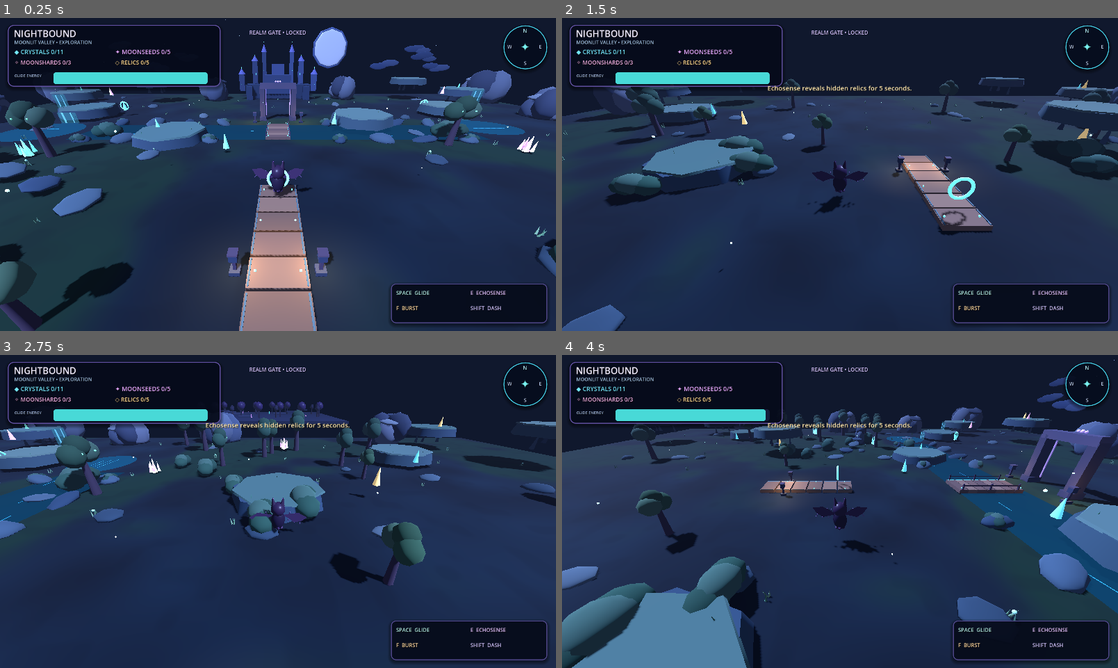
Above: before the commit, frames 1-4 (two rows, left to right).
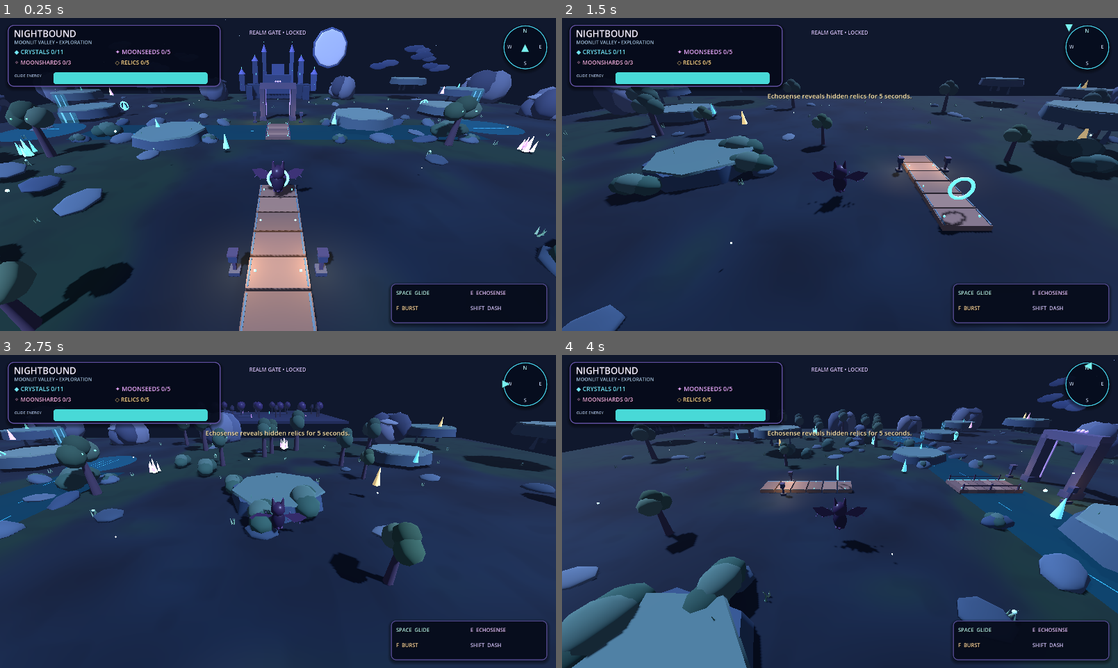
Above: after the commit, the same moments.

Repository: Dynamon91/nightbound
Game: Godot game, scene res://scenes/main.tscn
Same seed, same stepped clock (60 frames per second), same inputs: the game is played once before the commit and once after it.
Inputs:
- Up to frame 1 (0.25 s): no input
- Up to frame 2 (1.5 s): hold D (move_right) 0.53-1.28 s; tap F (burst) at 0.6 s; tap Space (jump) at 0.77 s; hold S (move_back) from 1.28 s (still down); tap E (echosense) at 1.35 s
- Up to frame 3 (2.75 s): tap Space (jump) at 1.52 s; release S (move_back) at 2.03 s; hold D (move_right) from 2.03 s (still down); tap Shift (shadow_dash) at 2.1 s
- Up to frame 4 (4 s): release D (move_right) at 2.78 s; hold W (move_forward) 2.78-3.53 s; tap F (burst) at 2.85 s; tap Space (jump) at 3.02, 3.77 s; hold A (move_left) from 3.53 s (still down); tap E (echosense) at 3.6 s

The runs differ from the first frame. In frame 1, less than 0.1% of the frame differs, in the area x 93-96%, y 8-11%; in frame 2, 0.5%; in frame 3, 0.5%; in frame 4, 0.6%, in the area x 37-96%, y 2-26%.

Commit message:
ui: make compass needle follow bat heading and clear status panel

Diff:
--- a/scripts/main.gd
+++ b/scripts/main.gd
@@ -12,6 +12,7 @@
 var shard_label: Label
 var relic_label: Label
 var gate_status_label: Label
+var compass_needle: Label
 var message: Label
 var bar: ProgressBar
 var audio_director: Node
@@ -833,7 +834,7 @@
 	make_hud_label(compass,Vector2(5,38),Vector2(20,22),"W",11,Color("#c2d4f5"),HORIZONTAL_ALIGNMENT_CENTER)
 	make_hud_label(compass,Vector2(76,38),Vector2(20,22),"E",11,Color("#c2d4f5"),HORIZONTAL_ALIGNMENT_CENTER)
 	make_hud_label(compass,Vector2(38,76),Vector2(25,20),"S",11,Color("#c2d4f5"),HORIZONTAL_ALIGNMENT_CENTER)
-	make_hud_label(compass,Vector2(29,29),Vector2(42,42),"✦",26,Color("#78f0ef"),HORIZONTAL_ALIGNMENT_CENTER)
+	compass_needle=make_hud_label(compass,Vector2(29,29),Vector2(42,42),"▲",23,Color("#78f0ef"),HORIZONTAL_ALIGNMENT_CENTER)
 	gate_status_label=make_hud_label(root,Vector2(530,18),Vector2(220,32),"REALM GATE • LOCKED",12,Color("#d5c3ff"),HORIZONTAL_ALIGNMENT_CENTER)
 	# Key legends are split into small groups so they remain readable at gameplay resolution.
 	var ability_panel:=make_hud_panel(root,Vector2(900,611),Vector2(360,91),Color(.025,.045,.105,.88),Color("#554b92"),11)
@@ -841,7 +842,7 @@
 	make_hud_label(ability_panel,Vector2(183,7),Vector2(160,29),"E  ECHOSENSE",12,Color("#e2c1ff"))
 	make_hud_label(ability_panel,Vector2(12,42),Vector2(158,29),"F  BURST",12,Color("#ffd9a1"))
 	make_hud_label(ability_panel,Vector2(183,42),Vector2(165,29),"SHIFT  DASH",12,Color("#d1c4ff"))
-	message=make_hud_label(root,Vector2(365,144),Vector2(550,35),"",15,Color("#ffe8b0"),HORIZONTAL_ALIGNMENT_CENTER)
+	message=make_hud_label(root,Vector2(365,163),Vector2(550,32),"",15,Color("#ffe8b0"),HORIZONTAL_ALIGNMENT_CENTER)
 	refresh_hud()
 func refresh_hud()->void:
 	if realm_label: realm_label.text=realm.to_upper()+" • EXPLORATION"
@@ -898,7 +899,7 @@
 		set_gate_state(true)
 		show_message("The Realm Gate awakens — the path is open!")
 	if portal_open and realm=="Moonlit Valley" and player.global_position.distance_to(Vector3(0,2.5,-18))<3: realm="The Ve …(202 unchanged characters)…
-	t+=d; body_visual.rotation.z=lerpf(body_visual.rotation.z,c …(676 unchanged characters)… es); animate_collectibles(relic_nodes); refresh_hud()
+	t+=d; body_visual.rotation.z=lerpf(body_visual.rotation.z,c …(676 unchanged characters)… es); animate_collectibles(relic_nodes); if compass_needle: compass_needle.rotation=-player.rotation.y; refresh_hud()
 func animate_collectibles(nodes:Array[MeshInstance3D])->void:
 	for n in nodes:
 		if not is_instance_valid(n): continue
